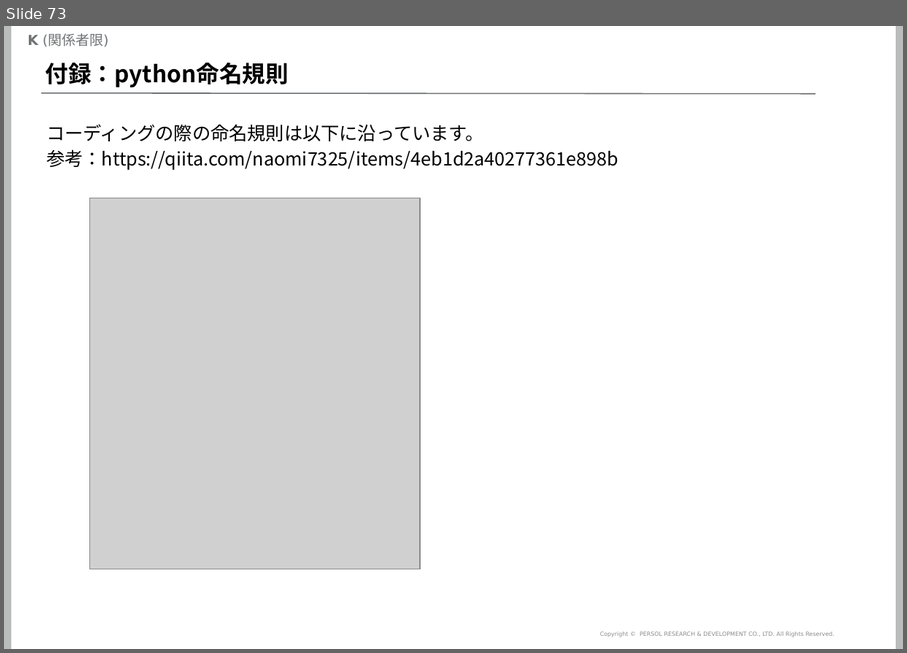
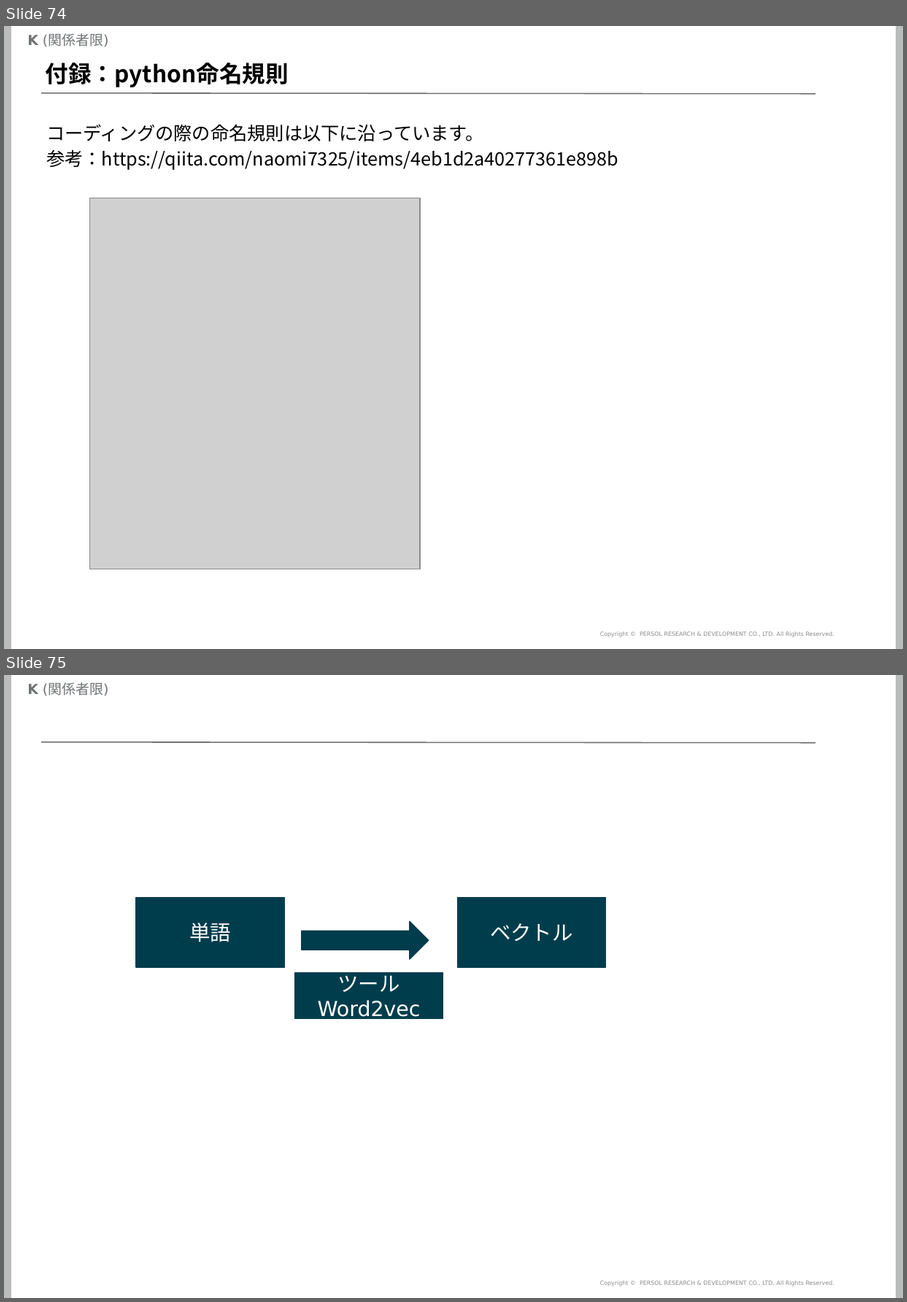
Before and after one commit to mogrodown/python_session, a slide deck: doc/python中級講座_2020.pptx. Shown one above the other, each under a label of ours: slide 73 before the commit, slides 74 and 75 after it. The pictures are 907x653 and 907x1302 pixels, drawn with LibreOffice and Linux fonts; fonts in the diff are those of the drawing; grey boxes stand for pictures; background and template pictures are left out. Boxes give left, top, right and bottom in pixels: in the first picture for what was removed or moved away, otherwise in the second. Text is boxed around its words. In the diff, an @@ line names an element or a change of style, - is before the commit and + after.

```diff
--- a/doc/python中級講座_2020.pptx
+++ b/doc/python中級講座_2020.pptx
@@ slide 75 added at <box>4,675,903,1298</box>, background #FFFFFF; not listed: 5 template elements that a slide beside it also shows @@
@@ rectangle added at <box>136,898,285,967</box>, fill #003D4C, outline #003C4A 0.75 pt, 18 pt, text #FFFFFF @@
+単語
@@ rectangle added at <box>457,898,606,967</box>, fill #003D4C, outline #003C4A 0.75 pt, 18 pt, text #FFFFFF @@
+ベクトル
@@ right arrow added at <box>302,922,429,960</box>, fill #003D4C, outline #003C4A 0.75 pt @@
@@ rectangle added at <box>295,972,443,1018</box>, fill #003D4C, outline #003C4A 0.75 pt, 18 pt, text #FFFFFF @@
+ツール
+Word2vec
@@ what was slide 73 is now slide 74 @@
```
Also in this commit, not shown: 1 other slide added, 9 other files.
